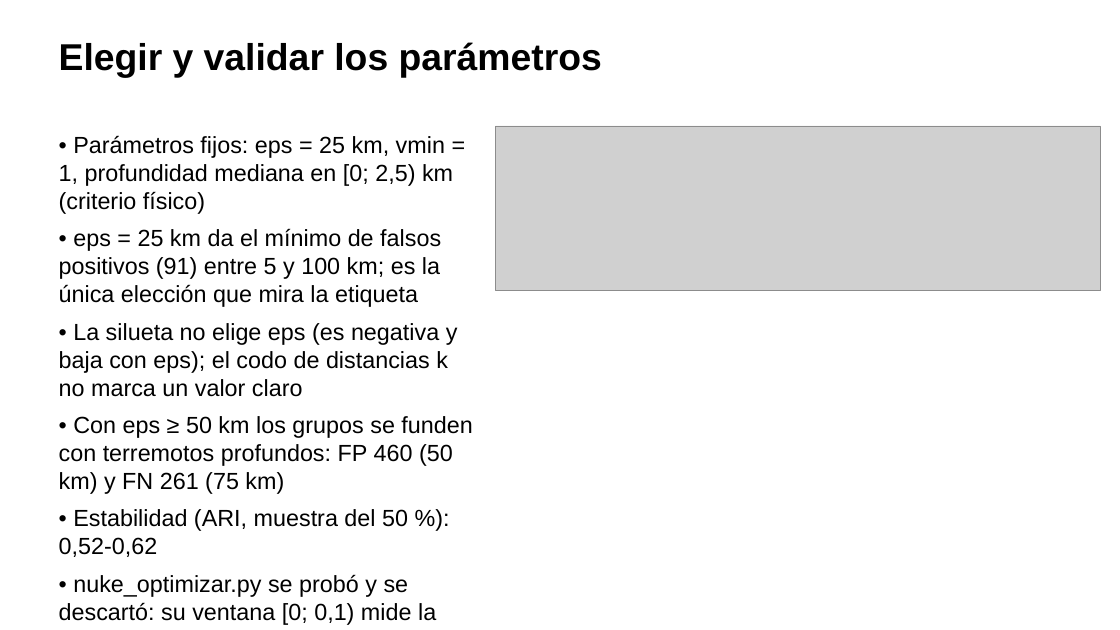
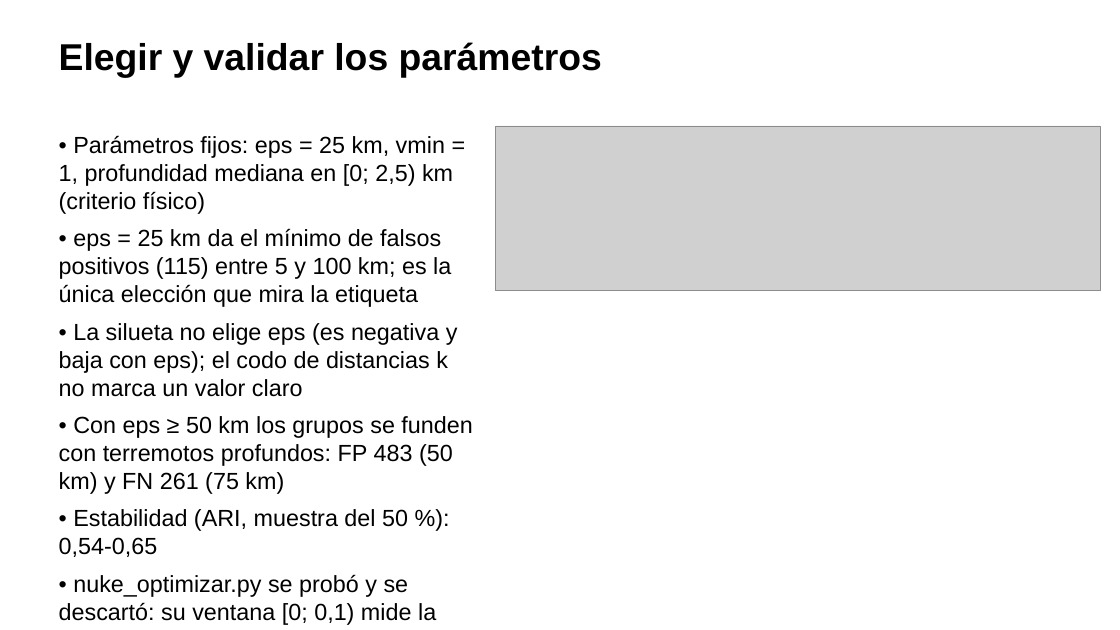
Before and after one commit to ArnauMontull/CPIA-Expo, a slide deck: slide 7 of presentacion/expo_cpia.pptx. Drawn at 1120x630 pixels with LibreOffice and Linux fonts; fonts in the diff are those of the drawing; grey boxes stand for pictures. Boxes give left, top, right and bottom in pixels: in the first picture for what was removed or moved away, otherwise in the second. Text is boxed around its words. In the diff, an @@ line names an element or a change of style, - is before the commit and + after.

```diff
--- a/presentacion/expo_cpia.pptx
+++ b/presentacion/expo_cpia.pptx
@@ text at bbox=[59, 228, 451, 307]: text changed @@
-• eps = 25 km da el mínimo de falsos positivos (91) entre 5 y 100 km; es la única elección que mira la etiqueta
+• eps = 25 km da el mínimo de falsos positivos (115) entre 5 y 100 km; es la única elección que mira la etiqueta
@@ text at bbox=[59, 416, 472, 557]: text changed @@
-• Con eps ≥ 50 km los grupos se funden con terremotos profundos: FP 460 (50 km) y FN 261 (75 km)
-• Estabilidad (ARI, muestra del 50 %): 0,52-0,62
+• Con eps ≥ 50 km los grupos se funden con terremotos profundos: FP 483 (50 km) y FN 261 (75 km)
+• Estabilidad (ARI, muestra del 50 %): 0,54-0,65
```
Also in this commit, not shown: 3 other slides changed.
